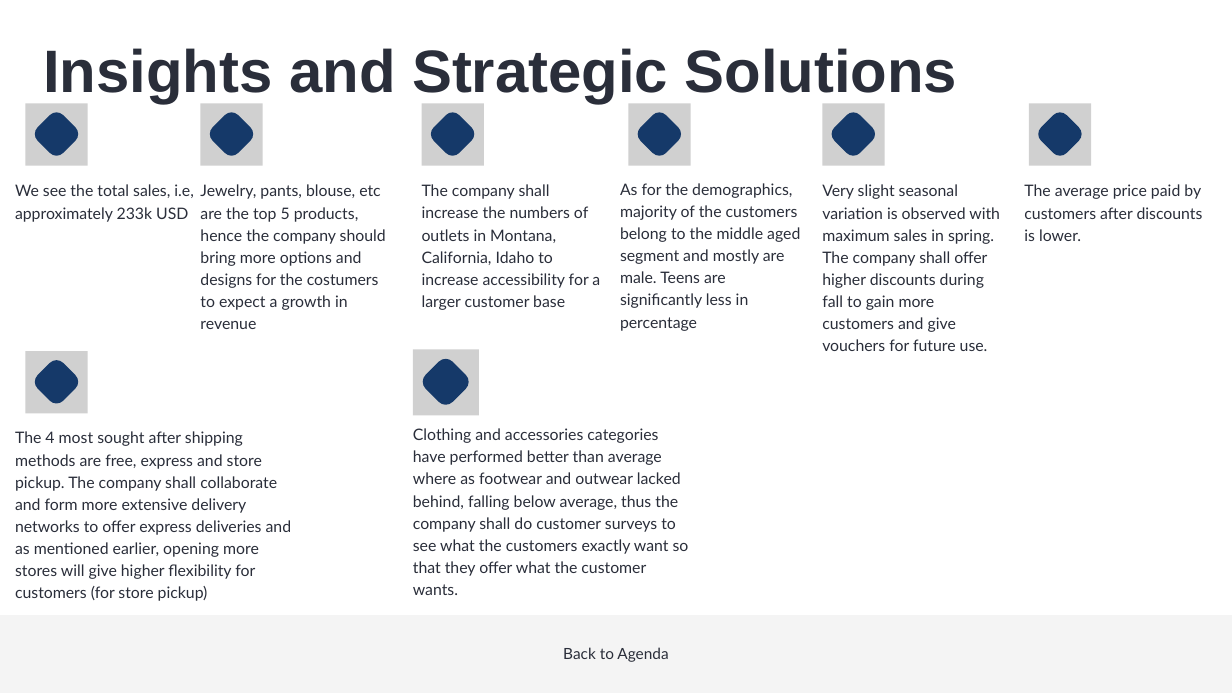
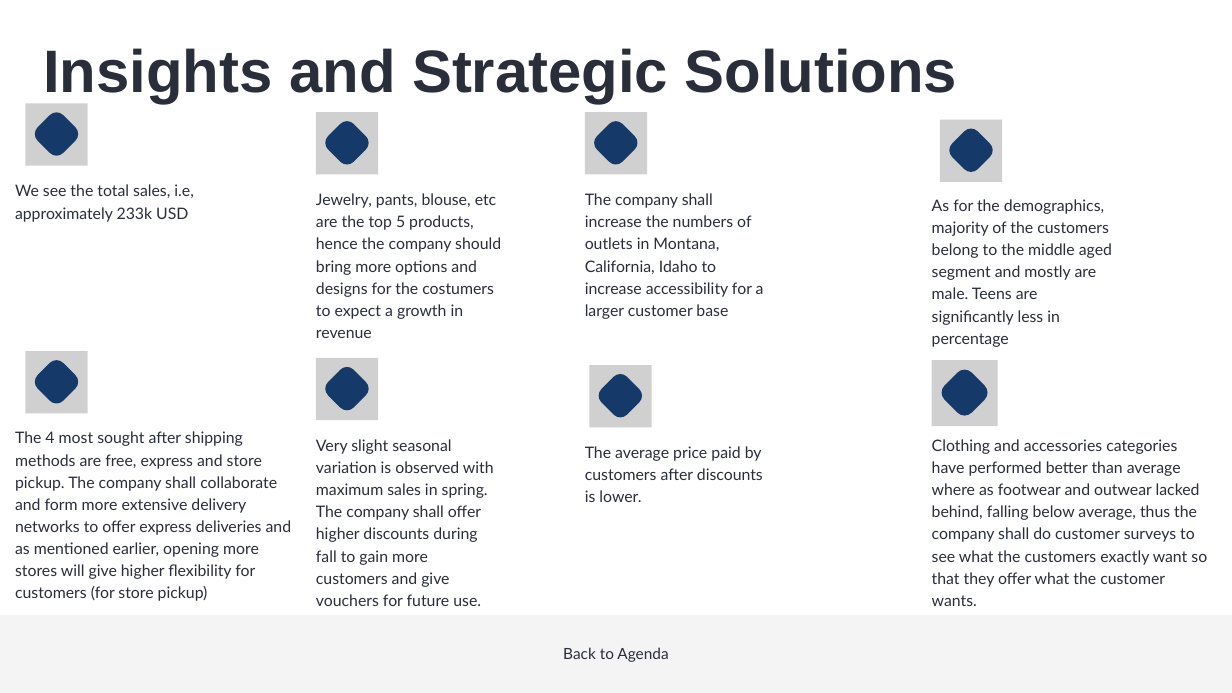
Before and after one commit to swayam-profile/Excel-Project-1_sales-behavior, a slide deck: slide 4 of Sales and Customer Behavior.pptx. Drawn at 1232x693 pixels with LibreOffice and Linux fonts; fonts in the diff are those of the drawing; grey boxes stand for pictures. Boxes give left, top, right and bottom in pixels: in the first picture for what was removed or moved away, otherwise in the second. Text is boxed around its words. In the diff, an @@ line names an element or a change of style, - is before the commit and + after.

```diff
--- a/Sales and Customer Behavior.pptx
+++ b/Sales and Customer Behavior.pptx
@@ 1 picture, 1 text, 1 freeform shape moved together from (x1=200, y1=103, x2=386, y2=329) to (x1=316, y1=112, x2=501, y2=338) @@
@@ 1 picture, 1 text, 1 freeform shape moved together from (x1=421, y1=103, x2=600, y2=310) to (x1=585, y1=112, x2=764, y2=319) @@
@@ 1 picture, 1 text, 1 freeform shape moved together from (x1=620, y1=103, x2=800, y2=331) to (x1=932, y1=120, x2=1112, y2=347) @@
@@ 1 picture, 1 text, 1 freeform shape moved together from (x1=822, y1=103, x2=1000, y2=351) to (x1=316, y1=358, x2=494, y2=606) @@
@@ 1 picture, 1 text, 1 freeform shape moved together from (x1=1024, y1=103, x2=1203, y2=241) to (x1=585, y1=365, x2=763, y2=502) @@
@@ 1 picture, 1 text, 1 freeform shape moved together from (x1=413, y1=349, x2=689, y2=595) to (x1=932, y1=360, x2=1207, y2=606) @@
```
